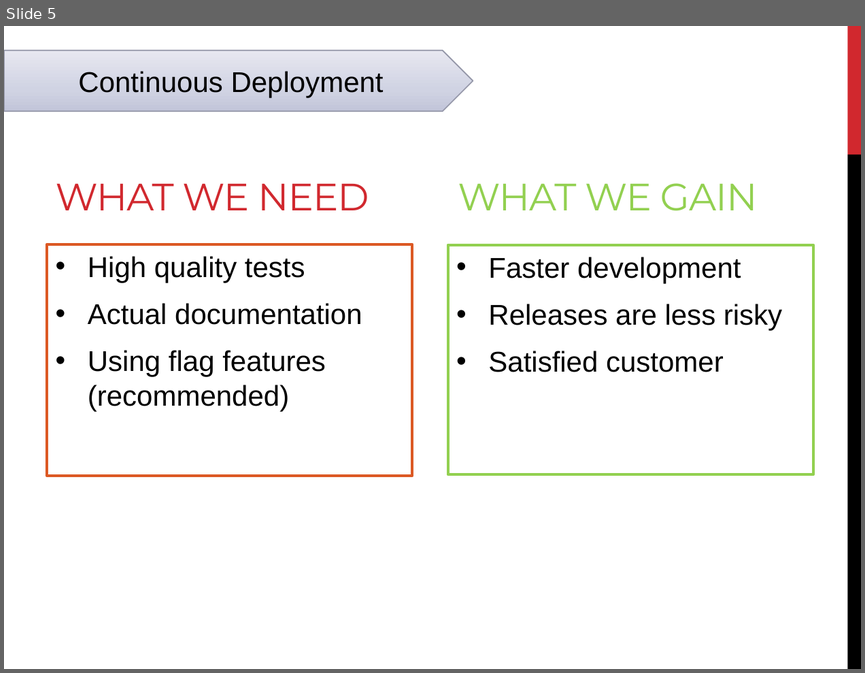
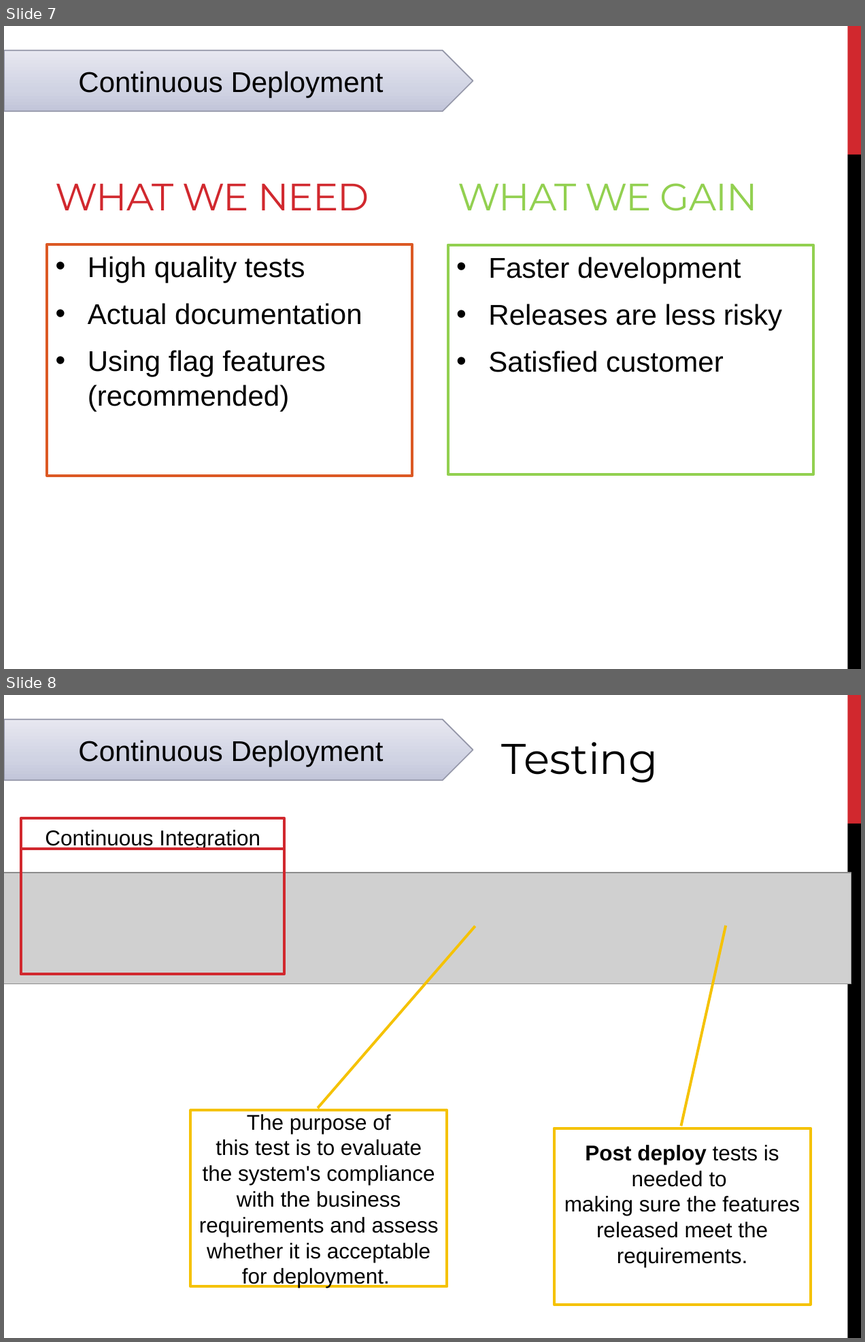
Before and after one commit to tarasiscom/Lv-273, a slide deck: education/Continious Integration&Deployment.pptx. Shown one above the other, each under a label of ours: slide 5 before the commit, slides 7 and 8 after it. The pictures are 865x673 and 865x1342 pixels, drawn with LibreOffice and Linux fonts; fonts in the diff are those of the drawing; grey boxes stand for pictures. Boxes give left, top, right and bottom in pixels: in the first picture for what was removed or moved away, otherwise in the second. Text is boxed around its words. In the diff, an @@ line names an element or a change of style, - is before the commit and + after.

Commit message:
New version of Continuous I&D presentation

```diff
--- a/education/Continious Integration&Deployment.pptx
+++ b/education/Continious Integration&Deployment.pptx
@@ slide 8 added at (x1=4, y1=695, x2=861, y2=1338), background #FFFFFF; not listed: 2 template elements that a slide beside it also shows @@
@@ pentagon arrow added at (x1=4, y1=720, x2=473, y2=781), fill gradient #C3C5D9 to #D1D3E3 to #E8E8F1, outline #9496A9 1 pt, 24 pt, text #000000 @@
+Continuous Deployment
@@ title added at (x1=502, y1=742, x2=658, y2=783), 36 pt, text #000000 @@
+Testing
@@ rectangle added at (x1=21, y1=818, x2=284, y2=974), outline #D1282E 2.25 pt @@
@@ text added at (x1=45, y1=830, x2=260, y2=849), 18 pt, text #000000 @@
+Continuous Integration
@@ line added from (21, 849) to (284, 849), #D1282E 2.25 pt @@
@@ picture added at (x1=4, y1=872, x2=851, y2=984) @@
@@ border callout added at (x1=191, y1=1110, x2=447, y2=1286), fill #FFFFFF, outline #F5C201 2.25 pt, 18 pt, text #000000 @@
+The purpose of this test is to evaluate the system's compliance with the business requirements and assess whether it is acceptable for deployment.
@@ border callout added at (x1=554, y1=1127, x2=810, y2=1304), fill #FFFFFF, outline #F5C201 2.25 pt, 18 pt, text #000000 @@
+Post deploy tests is needed to
+making sure the features released meet the requirements.
@@ what was slide 5 is now slide 7 @@
```
Also in this commit, not shown: 2 slides changed, 6 other slides added.
